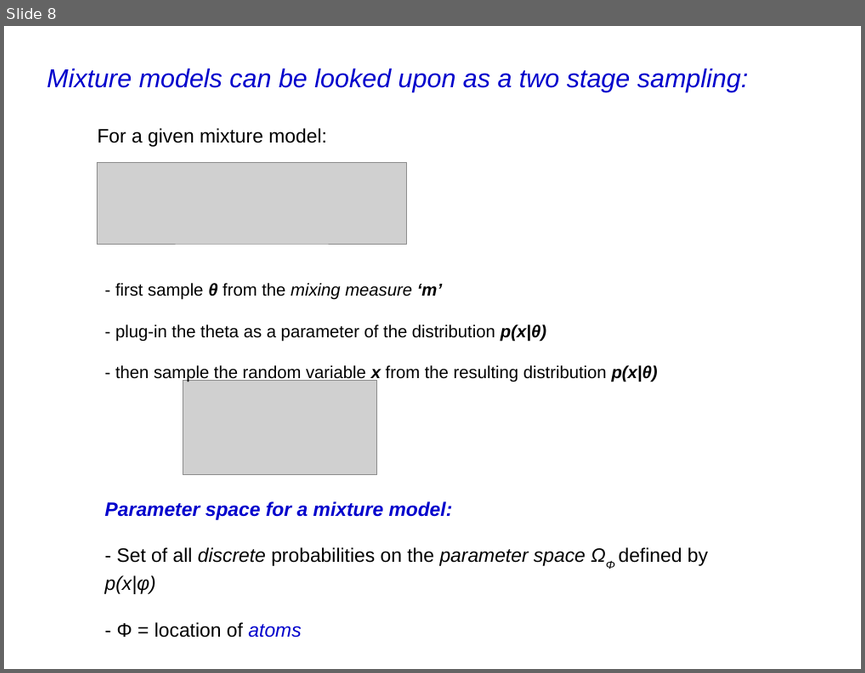
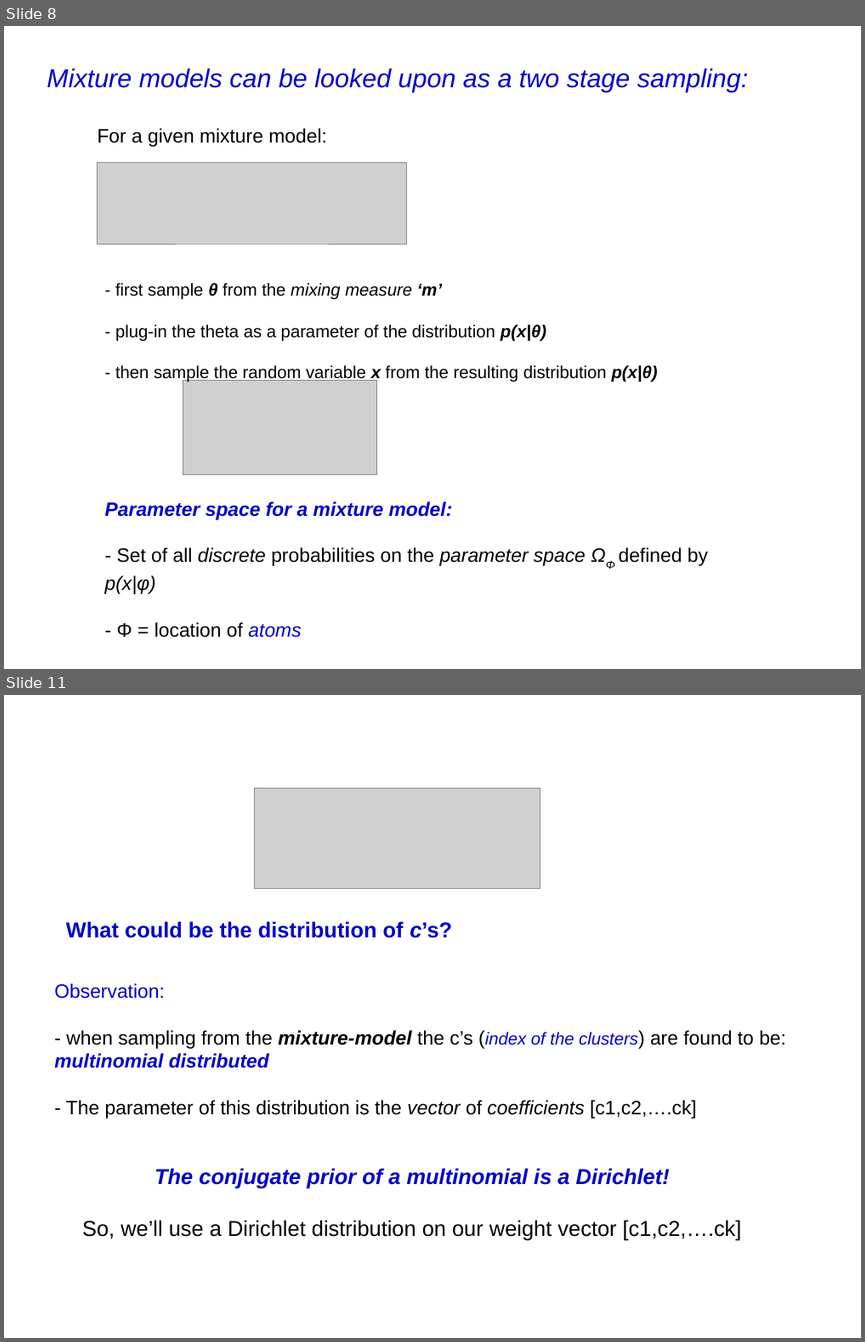
Before and after one commit to afcarl/Dirichlet_Processes, a slide deck: version_2.odp. Shown one above the other, each under a label of ours: slide 8 before the commit, slides 8 and 11 after it; the slides between them are not shown. The pictures are 865x673 and 865x1342 pixels, drawn with LibreOffice and Linux fonts; fonts in the diff are those of the drawing; grey boxes stand for pictures. Boxes give left, top, right and bottom in pixels: in the first picture for what was removed or moved away, otherwise in the second. Text is boxed around its words. In the diff, an @@ line names an element or a change of style, - is before the commit and + after.

```diff
--- a/version_2.odp
+++ b/version_2.odp
@@ slide 11 added at box(4, 695, 861, 1338), background #FFFFFF @@
@@ picture added at box(255, 789, 540, 889) @@
@@ text added at box(66, 921, 452, 938), 20 pt, text #0000CC, bold @@
+What could be the distribution of c’s?
@@ text added at box(54, 983, 786, 1118), 18 pt, text #000000 @@
+Observation:
+- when sampling from the mixture-model the c’s (index of the clusters) are found to be: multinomial distributed
+- The parameter of this distribution is the vector of coefficients [c1,c2,….ck]
@@ text added at box(82, 1168, 742, 1241), 20 pt, text #000000 @@
+The conjugate prior of a multinomial is a Dirichlet!
+So, we’ll use a Dirichlet distribution on our weight vector [c1,c2,….ck]
```
Also in this commit, not shown: 15 slides changed.
